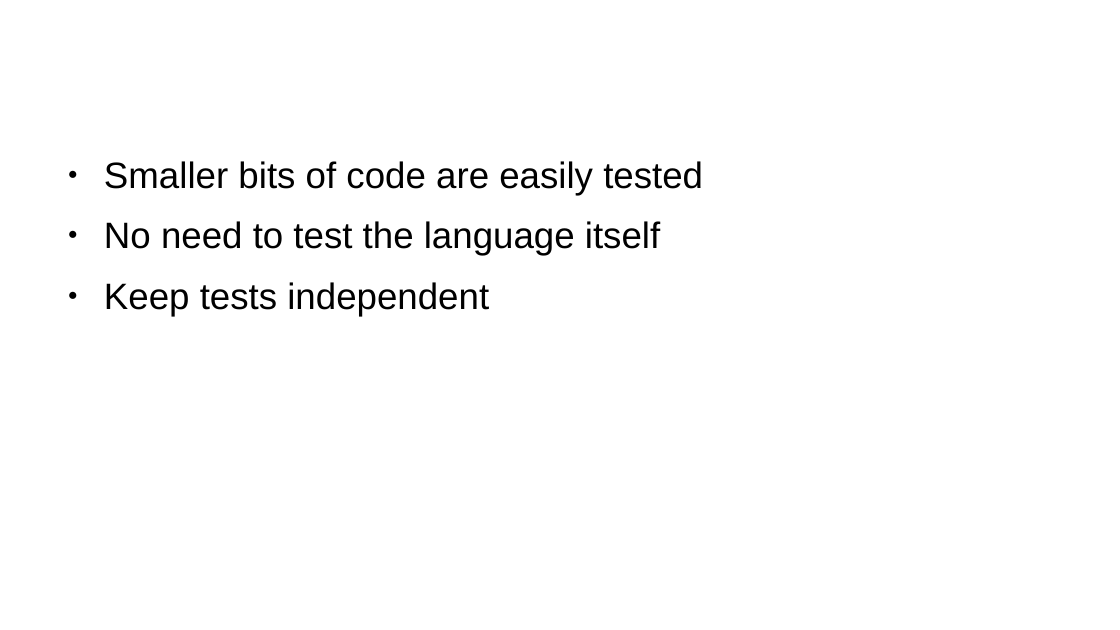
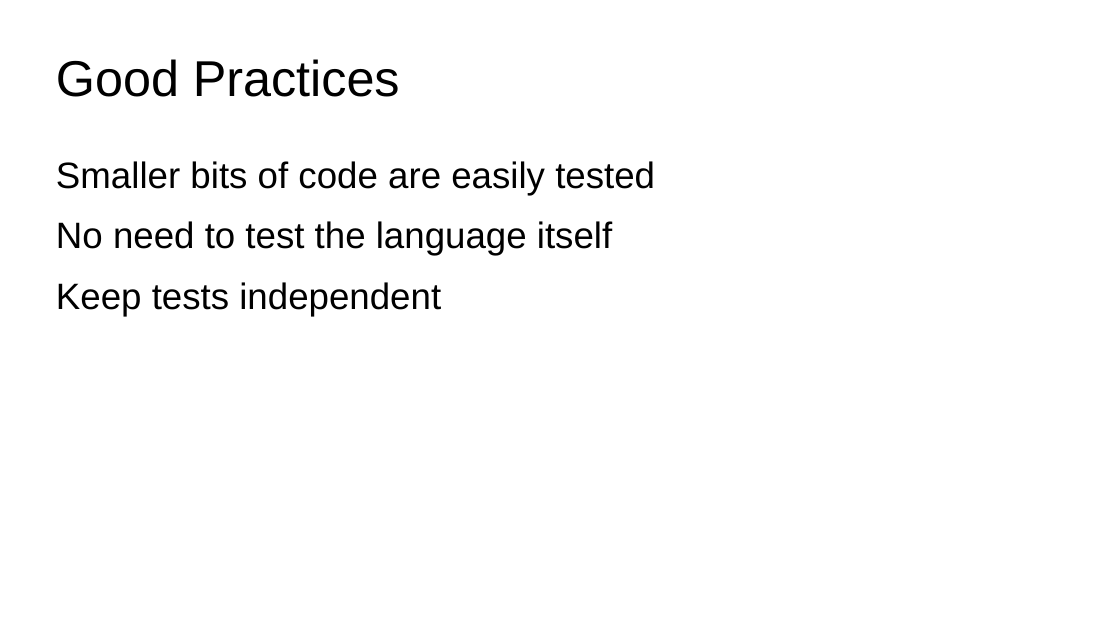
Before and after one commit to russoz/aklpug-testing-python-code, a slide deck: slide 12 of aklpug-testing-python.odp. Drawn at 1120x630 pixels with LibreOffice and Linux fonts; fonts in the diff are those of the drawing; background and template pictures are left out. Boxes give left, top, right and bottom in pixels: in the first picture for what was removed or moved away, otherwise in the second. Text is boxed around its words. In the diff, an @@ line names an element or a change of style, - is before the commit and + after.

```diff
--- a/aklpug-testing-python.odp
+++ b/aklpug-testing-python.odp
@@ title "Good Practices" at [56, 59, 400, 97]: text colour #FFFFFF to #000000 @@
@@ text "Smaller bits of code are ..." at [56, 161, 655, 316]: bullet ● to none @@
```
Also in this commit, not shown: 7 other slides changed, 6 slides added, 4 slides removed, 4 other files.
